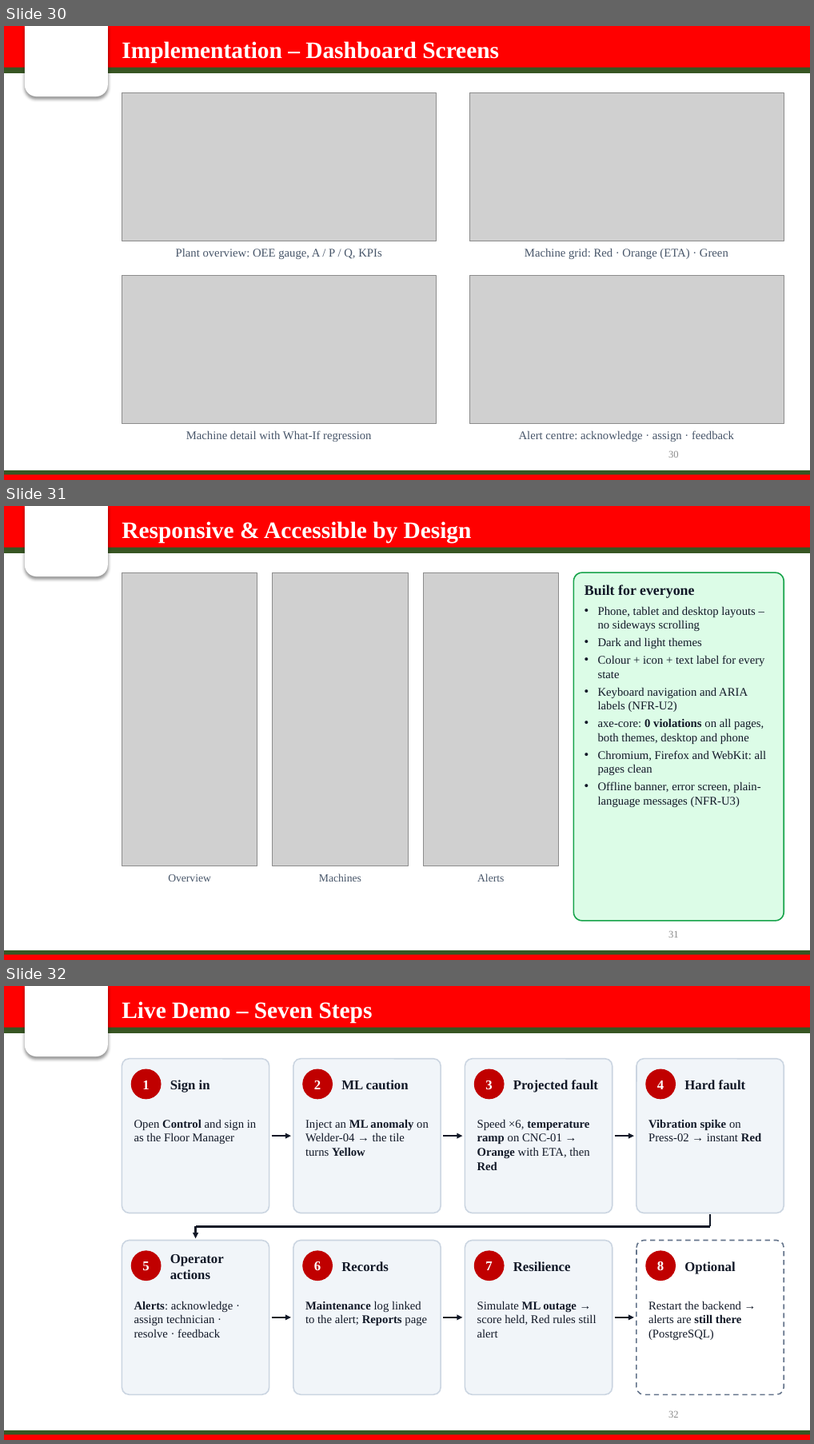
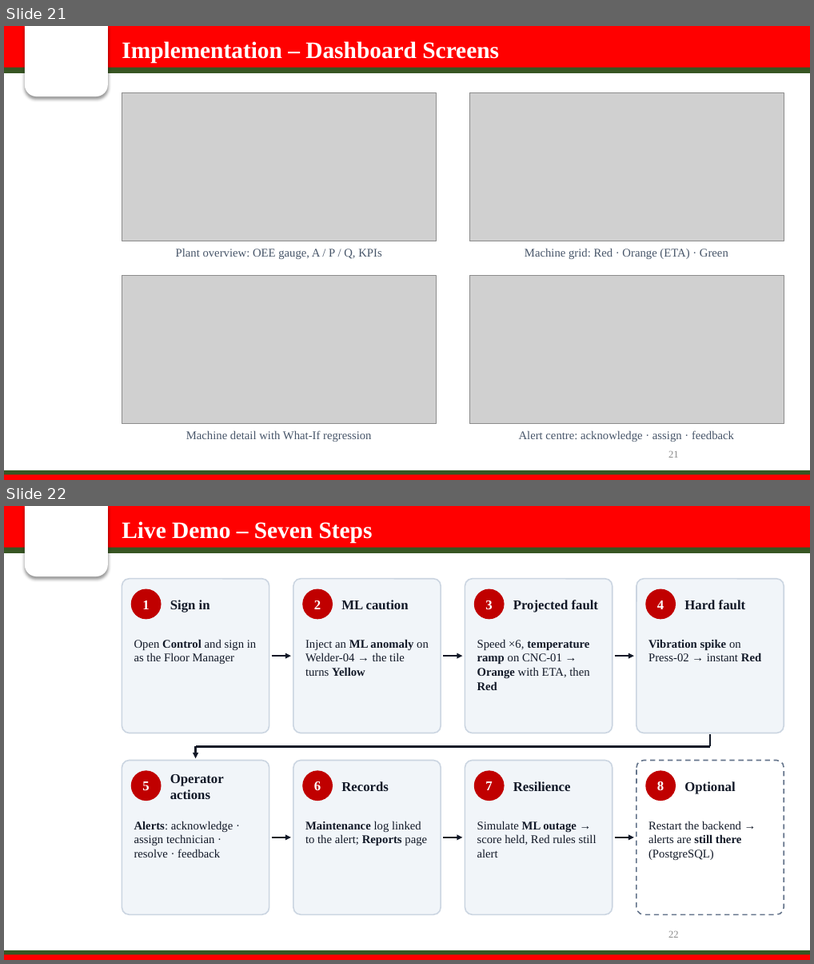
Before and after one commit to sanika-2811/oee-smart-factory, a slide deck: presentation/OEE_Smart_Factory_Presentation.pptx. Shown one above the other, each under a label of ours: slides 30, 31 and 32 before the commit, slides 21 and 22 after it. The pictures are 814x1444 and 814x964 pixels, drawn with LibreOffice and Linux fonts; fonts in the diff are those of the drawing; grey boxes stand for pictures; background and template pictures are left out. Boxes give left, top, right and bottom in pixels: in the first picture for what was removed or moved away, otherwise in the second. Text is boxed around its words. In the diff, an @@ line names an element or a change of style, - is before the commit and + after.

```diff
--- a/presentation/OEE_Smart_Factory_Presentation.pptx
+++ b/presentation/OEE_Smart_Factory_Presentation.pptx
@@ slide 31 removed at <box>4,506,810,960</box>, background #FFFFFF; not listed: 5 template elements that a slide beside it also shows @@
@@ text removed at <box>122,521,472,543</box> @@
-Responsive & Accessible by Design
@@ picture removed at <box>122,572,258,866</box> @@
@@ picture removed at <box>273,572,408,866</box> @@
@@ picture removed at <box>423,572,558,866</box> @@
@@ rounded rectangle removed at <box>574,572,784,920</box> @@
@@ text removed at <box>585,584,767,807</box> @@
-Built for everyone
-• Phone, tablet and desktop layouts – no sideways scrolling
-• Dark and light themes
-• Colour + icon + text label for every state
-• Keyboard navigation and ARIA labels (NFR-U2)
-• axe-core: 0 violations on all pages, both themes, desktop and phone
-• Chromium, Firefox and WebKit: all pages clean
-• Offline banner, error screen, plain-language messages (NFR-U3)
@@ text removed at <box>168,874,211,881</box> @@
-Overview
@@ text removed at <box>319,873,362,881</box> @@
-Machines
@@ text removed at <box>478,873,504,881</box> @@
-Alerts
@@ page number removed at <box>669,931,679,937</box> @@
-31
@@ what was slide 30 is now slide 21 @@
@@ page number at <box>669,451,679,457</box>: text changed @@
-30
+21
@@ what was slide 32 is now slide 22 @@
@@ page number at <box>669,931,679,937</box>: text changed @@
-32
+22
```
Also in this commit, not shown: 3 slides changed, 5 slides added, 13 other slides removed, 13 other files.
